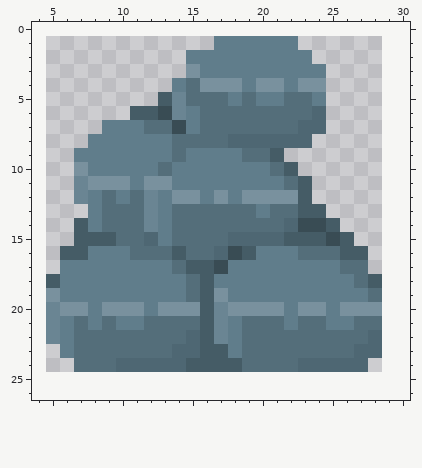
Pixel-art sprite, stored at sprites/walls/grey_bricks/brick_pile.png. The picture above was drawn from the file before the commit.
The file is 24x24 pixels. Colours within 5 levels of each other are drawn and written as one. Shown: x 4..30, y 0..26. The old version is drawn lined up with the new one, on the new canvas.
The same view after the edit:
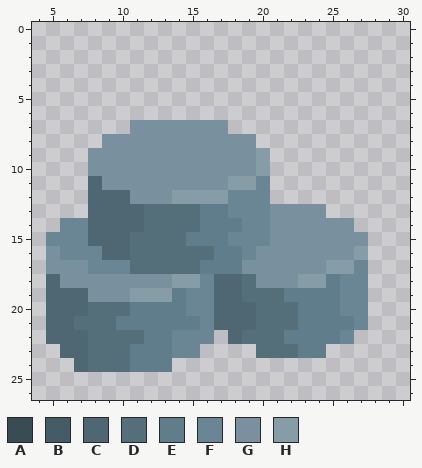
Palette (. is transparent): A #394c54  B #455c66  C #4e6773  D #546e7a  E #607d8b  F #6a8593  G #79919e  H #869ca7
The exact change:
canvas 24x24 -> 32x32, the old top-left corner now at 5,1
Changed rows in their new state; - is an unchanged pixel.
first column x 5:
 1 ------------......------
 2 ----------.........-----
 3 ----------..........----
 4 ---------...........----
 5 --------............----
 6 ------..............----
 7 ----..GGGGGGG.......----
 8 ---.GGGGGGGGGGG....-----
 9 --.GGGGGGGGGGGGH.-------
10 --.GGGGGGGGGGGGH..------
11 --.C--G--GGGGHHF...-----
12 --.CCCGGGHHHHFFF...-----
13 ---CCCCDD--EEFFFGGGG----
14 -FFCCCCDD--EEEFFGGGGGG--
15 FFFCCC-DD-EEEFFFGGGGGGG-
16 GFFFCC---D--EEFGGGGGGGH-
17 GGGFFFDDD-DEE-GGGGGGHHF-
18 CGGGGGGGGHHFCCDGGGHH-FF.
19 CCCGGGHHH-FFCCDDD----FF.
20 CCCDDDE-EEFFCCCDDDEE-FF.
21 CC-D---EEEEFCCC--DEE--F.
22 CCC----EEFFF.C---EEEEF..
23 -CC---EEEFF....---EE....
24 --C--DEEE..............-
Where, in picture pixels (left, top, right, bottom), the same in both pictures:
changed: (46, 36, 382, 372)
